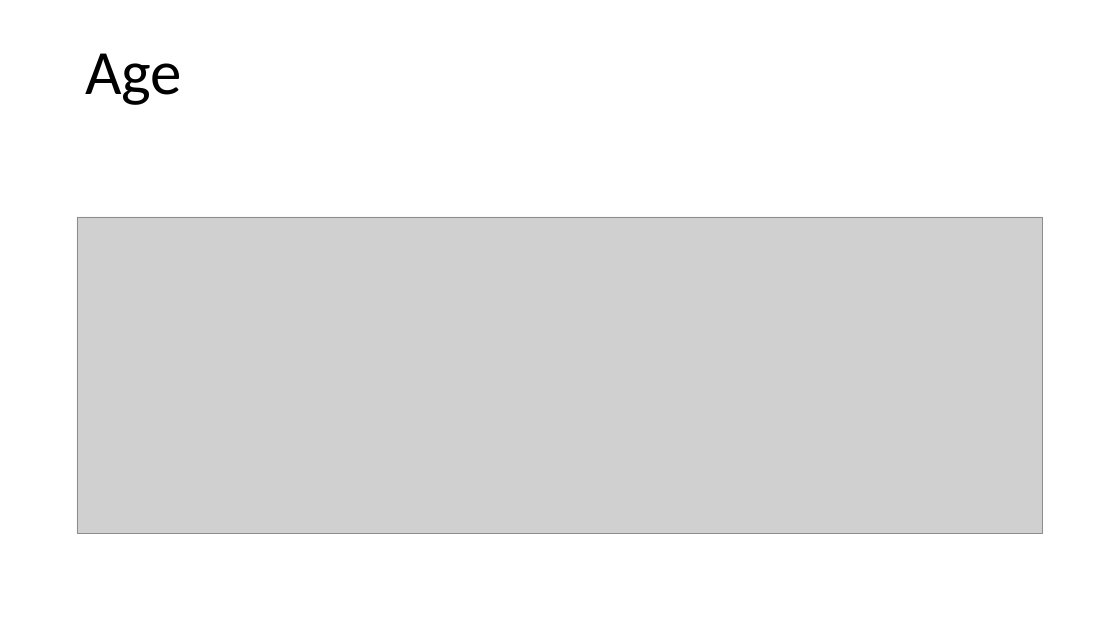
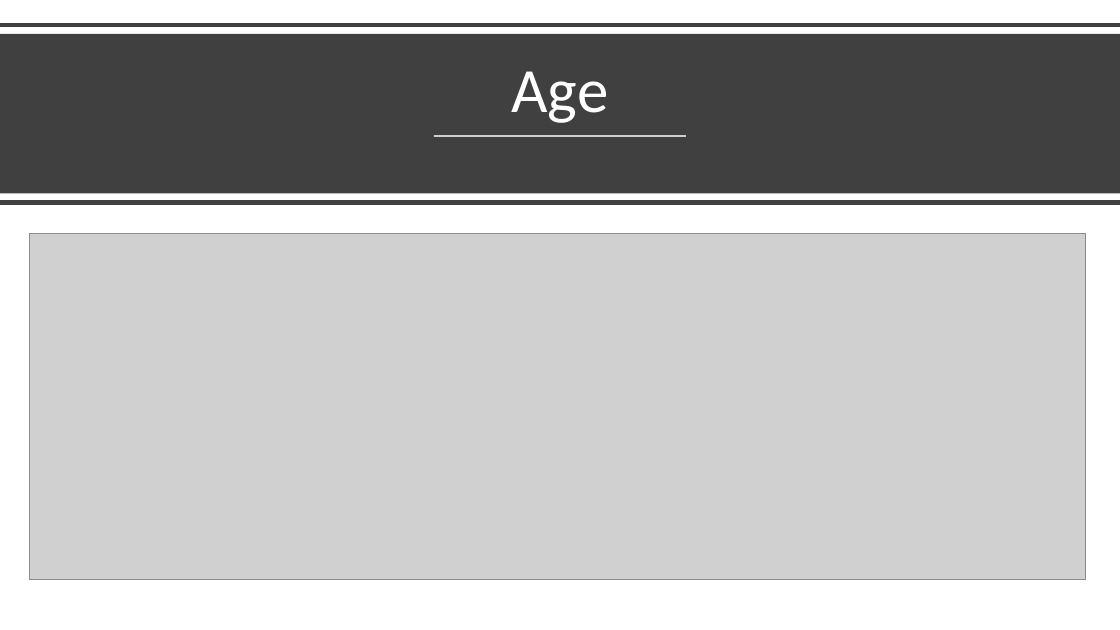
Before and after one commit to jinshuochen/Spring-Board-Capstone-Three, a slide deck: slide 8 of Customer Churn/reports/Customer Churn Final Presentation.pptx (slide 9 before the commit). Drawn at 1120x630 pixels with LibreOffice and Linux fonts; fonts in the diff are those of the drawing; grey boxes stand for pictures. Boxes give left, top, right and bottom in pixels: in the first picture for what was removed or moved away, otherwise in the second. Text is boxed around its words. In the diff, an @@ line names an element or a change of style, - is before the commit and + after.

Commit message:
Updated Final Presentation
Changed the background

```diff
--- a/Customer Churn/reports/Customer Churn Final Presentation.pptx
+++ b/Customer Churn/reports/Customer Churn Final Presentation.pptx
@@ background #000000 to #FFFFFF @@
@@ line added from (0, 25) to (1120, 25), #404040 4 pt @@
@@ rectangle added at box(0, 34, 1120, 193), fill #404040 @@
@@ title "Age": place and size @@
-title "Age" at box(85, 53, 182, 105)
+title "Age" at box(512, 71, 609, 123)
@@ title "Age" at box(512, 71, 609, 123): alignment left to centre @@
@@ line added from (434, 136) to (686, 136), #FFFFFF 1.5 pt @@
@@ line added from (0, 202) to (1120, 202), #404040 4 pt @@
@@ picture: place and size @@
-picture at box(77, 217, 1044, 534)
+picture at box(29, 234, 1086, 580)
```
Also in this commit, not shown: 17 other slides changed, 1 slide removed.
